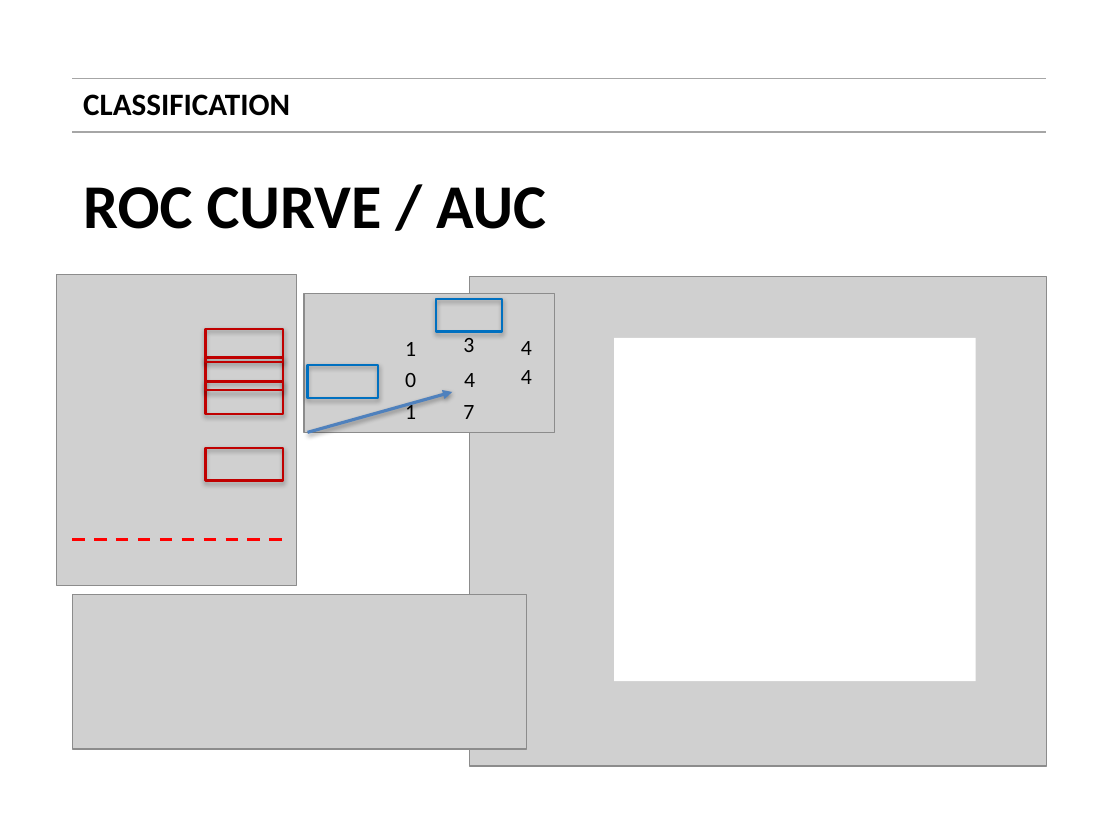
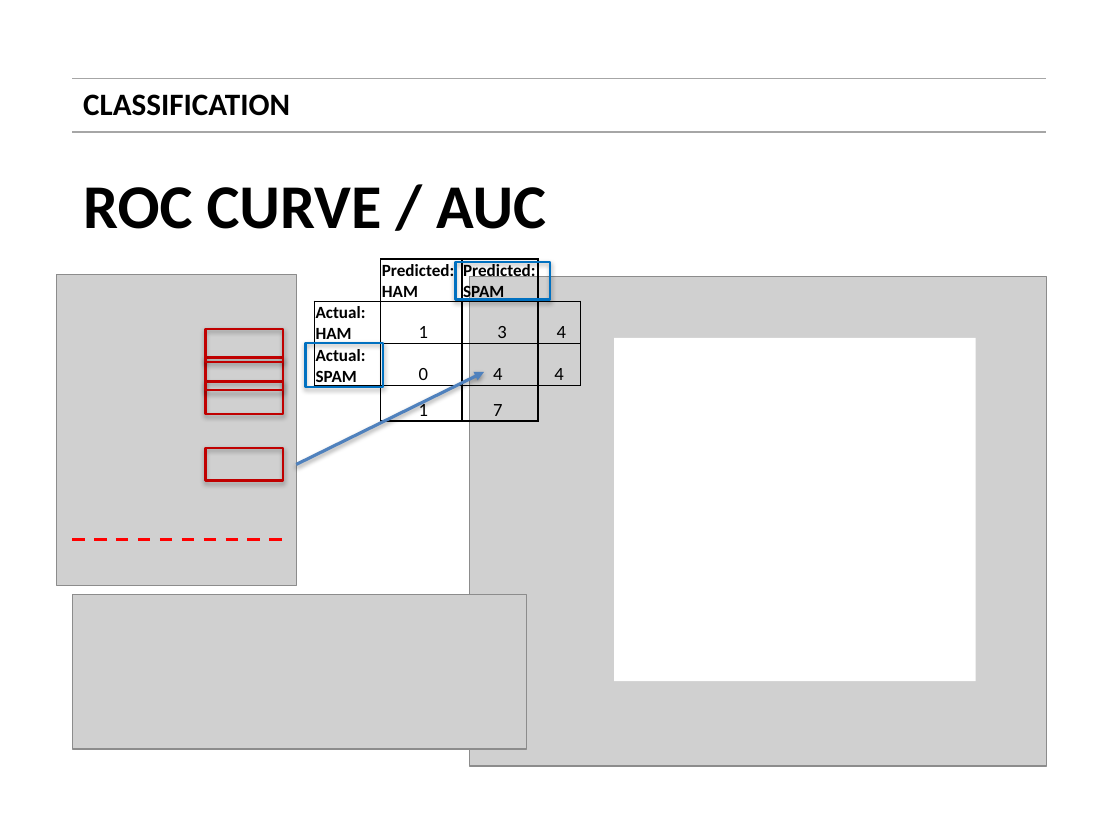
Before and after one commit to vim89/machine-learning-practice, a slide deck: slide 47 of day_3/slides/01_classification.pptx. Drawn at 1120x840 pixels with LibreOffice and Linux fonts; fonts in the diff are those of the drawing; grey boxes stand for pictures. Boxes give left, top, right and bottom in pixels: in the first picture for what was removed or moved away, otherwise in the second. Text is boxed around its words. In the diff, an @@ line names an element or a change of style, - is before the commit and + after.

```diff
--- a/day_3/slides/01_classification.pptx
+++ b/day_3/slides/01_classification.pptx
@@ table added at (x1=315, y1=259, x2=581, y2=425), 4 rows, 4 columns @@
+ | Predicted: HAM | Predicted: SPAM | 
+Actual: HAM | 1 | 3 | 4
+Actual: SPAM | 0 | 4 | 4
+ | 1 | 7 | 
@@ rectangle resized from (x1=436, y1=299, x2=502, y2=332) to (x1=456, y1=262, x2=550, y2=300) @@
@@ picture removed at (x1=304, y1=293, x2=553, y2=432) @@
@@ rectangle resized from (x1=308, y1=365, x2=379, y2=398) to (x1=306, y1=343, x2=383, y2=386) @@
@@ text removed at (x1=405, y1=342, x2=416, y2=356) @@
-1
@@ text removed at (x1=463, y1=338, x2=474, y2=352) @@
-3
@@ text removed at (x1=521, y1=341, x2=532, y2=355) @@
-4
@@ arrow moved from (308, 432) - (452, 392) to (297, 465) - (484, 372) @@
@@ text removed at (x1=405, y1=373, x2=416, y2=387) @@
-0
@@ text removed at (x1=464, y1=373, x2=475, y2=387) @@
-4
@@ text removed at (x1=521, y1=370, x2=532, y2=384) @@
-4
@@ text removed at (x1=405, y1=401, x2=416, y2=419) @@
-1
@@ text removed at (x1=463, y1=405, x2=474, y2=419) @@
-7
```
Also in this commit, not shown: 16 other slides changed.
